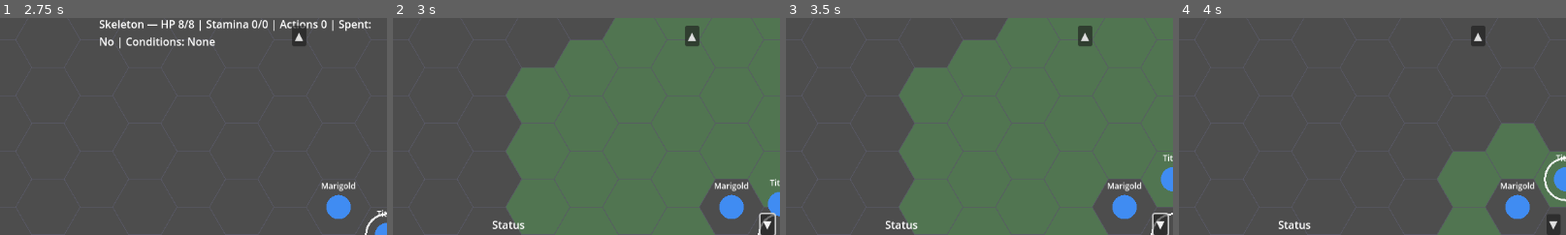
Above: before the commit, frames 1-4 (left to right).
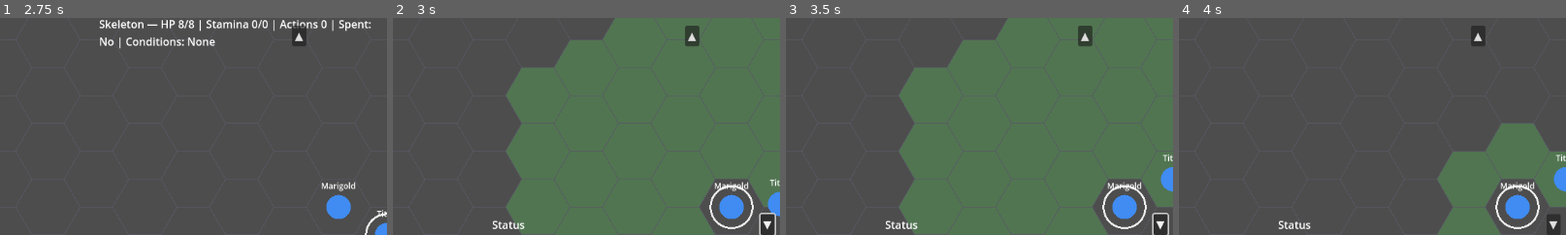
Above: after the commit, the same moments.

Repository: Pyroraptor/hykaen
Game: Godot game, scene res://scenes/TitleScreen.tscn
Two runs of this game, one before a commit and one after it. Both use one fixed random seed, a clock stepped at 60 frames per second and the inputs below.
Inputs (mouse positions are % of the whole screen's width and height, from its top left):
- Up to frame 1 (2.75 s): click "New Game" at 0.5 s; click "▲" at 1.25 s; click "▼" at 2 s
- Up to frame 2 (3 s): tap Enter at 2.75 s; move the mouse to (72, 45) at 2.77 s; hold Right (ui_right) from 2.78 s (still down); hold Shift from 2.78 s (still down); click (72, 45) at 2.92 s
- Up to frame 3 (3.5 s): keep holding Right (ui_right); keep holding Shift
- Up to frame 4 (4 s): release Right (ui_right) at 3.5 s; release Shift at 3.5 s; click "Step" at 3.5 s
The pictures show only the part of the screen within x 50-100%, y 50-100%; the shares and areas given below are measured in that part.

Frame 1 is identical in both runs. In frame 2, 0.4% of the frame differs, in the area x 81-99%, y 76-100%; in frame 3, 0.4%; in frame 4, 0.6%, in the area x 81-100%, y 63-98%.

Commit message:
feat(FEAT-008): Auto-select active actor's ring and status highlight in combat
Adds AutoSelectActiveActorUseCase (presentation/auto_select_active_actor_use_case.gd),
extracted out of MainScene.gd to keep the composition root inside its
FR-009/ADR-001 1000-line budget. MainScene._on_active_actor_changed now
constructs and executes it on every TurnController.active_actor_changed
signal: a party-member actor's combatant_id is mirrored onto both
hex_grid_view.set_selected_combatant and status_panel_view.set_selected_combatant,
while an enemy actor is a deliberate no-op (RISK-002).

Updates tests/integration/test_exploration_status_panel_wiring.gd's
post-end-turn assertion, which FEAT-008 intentionally supersedes: the status
panel now tracks the active combat actor rather than staying pinned to the
stale exploration-mode selection.

Co-Authored-By: Claude Sonnet 5 <noreply@anthropic.com>

Diff:
--- a/MainScene.gd
+++ b/MainScene.gd
@@ -16,6 +16,7 @@
 const ViewModelBuilderClass            = preload("res://presentation/view_model_builder.gd")
 const RoundSessionHolderClass          = preload("res://infrastructure/round_session_holder.gd")
 const TurnPresentationControllerClass  = preload("res://presentation/turn_presentation_controller.gd")
+const AutoSelectActiveActorUseCaseClass = preload("res://presentation/auto_select_active_actor_use_case.gd")
 const ReactionControllerClass          = preload("res://presentation/reaction_controller.gd")
 const EndTurnActionControllerClass     = preload("res://presentation/end_turn_action_controller.gd")
 const StepActionControllerClass        = preload("res://presentation/step_action_controller.gd")
@@ -757,11 +758,10 @@
 func _current_turn_order():
 	return encounter.get_turn_order() if encounter != null else null
 
-
-## Delegate to TurnPresentationController.
+## Delegate to TurnPresentationController + FEAT-008's AutoSelectActiveActorUseCase.
 func _on_active_actor_changed(combatant) -> void:
 	_turn_presentation().on_active_actor_changed(combatant)
-
+	AutoSelectActiveActorUseCaseClass.new(hex_grid_view, status_panel_view, Callable(self, "_current_party")).execute(combatant)
 
 ## Finish round: undecided→ROUND_NUMBER++ + rewire_session(); won→_on_combat_won().
 ## Relays to round_flow_controller.notify_round_concluded() at end.
--- /dev/null
+++ b/presentation/auto_select_active_actor_use_case.gd
@@ -0,0 +1,73 @@
+class_name AutoSelectActiveActorUseCase
+extends RefCounted
+
+## presentation/auto_select_active_actor_use_case.gd — AutoSelectActiveActorUseCase
+## (FEAT-008 / US-008, FR-008, ADR-005).
+##
+## Reacts to TurnController's existing `active_actor_changed(actor)` signal
+## (consumed, not produced, by this feature -- see design notes'
+## api_contracts #8): whenever the newly-active actor is a PARTY member,
+## mirrors that actor's combatant_id onto BOTH hex_grid_view.
+## set_selected_combatant() and status_panel_view.set_selected_combatant(),
+## keeping the ring (hex_grid_view) and the gold status-panel highlight in
+## lockstep (invariant: hex_grid_view.get_selected_combatant() ==
+## status_panel_view.get_selected_combatant_id() after every call). An
+## ENEMY actor becoming active is a deliberate no-op -- both selections are
+## left exactly as they were -- per RISK-002 (avoiding flicker/race
+## conditions from mutating selection mid-signal on turns the player does
+## not control).
+##
+## Extracted out of MainScene.gd (the composition root) purely to keep
+## MainScene.gd inside its FR-009/ADR-001 1000-line budget (enforced by
+## tests/ci/test_mainscene_gate.gd) -- mirroring the precedent already set
+## by presentation/turn_presentation_controller.gd's own extraction. ADR-005
+## explains why this use case's LOGIC is a thin, directly-wired call rather
+## than a multi-port abstraction (ISelectionRenderer/ISelectionHighlighter
+## are satisfied structurally by HexGridView/StatusPanelView, not via a
+## formal interface), not that it must be textually inlined into
+## MainScene.gd's own body. MainScene.gd remains the sole place that
+## constructs this use case (it is the only file holding both hex_grid_view
+## and status_panel_view references simultaneously), so it is still, in
+## spirit, "the composition root's use case."
+
+var _hex_grid_view
+var _status_panel_view
+var _party_fn: Callable
+
+
+func _init(hex_grid_view, status_panel_view, party_fn: Callable) -> void:
+	_hex_grid_view = hex_grid_view
+	_status_panel_view = status_panel_view
+	_party_fn = party_fn
+
+
+## execute(combatant) -> void — no-op when combatant is null or is not a
+## party member (covers the enemy-turn case: enemies are never present in
+## the roster `_party_fn` returns). Otherwise pushes combatant.combatant_id
+## to both collaborators, in this fixed order (hex_grid_view first, then
+## status_panel_view), matching the precedent set by
+## presentation/exploration_mode_controller.gd's _select_party_member().
+func execute(combatant) -> void:
+	if combatant == null:
+		return
+	if not _is_party_member(combatant.combatant_id):
+		return
+
+	var active_combatant_id: String = combatant.combatant_id
+	if _hex_grid_view != null:
+		_hex_grid_view.set_selected_combatant(active_combatant_id)
+	if _status_panel_view != null:
+		_status_panel_view.set_selected_combatant(active_combatant_id)
+
+
+## _is_party_member(combatant_id) -> bool — true iff combatant_id belongs to
+## a combatant currently seated in the live roster `_party_fn` returns (the
+## IPartyMembership check the design notes call for, realized directly
+## against the live roster rather than a separate scenario_session-backed
+## adapter, since combat-mode party membership is exactly "is this
+## combatant_id one of `_party`'s entries").
+func _is_party_member(combatant_id: String) -> bool:
+	for member in _party_fn.call():
+		if member.combatant_id == combatant_id:
+			return true
+	return false
--- /dev/null
+++ b/tests/integration/test_active_actor_selection.gd
@@ -0,0 +1,182 @@
+extends GutTest
+## tests/integration/test_active_actor_selection.gd — FEAT-008 (US-008 /
+## FR-008, ADR-005): "Auto-select active actor's ring and status highlight
+## in combat" — MainScene's AutoSelectActiveActorUseCase.
+##
+## Boots the REAL, shipped res://MainScene.tscn composition root headless
+## (mirroring tests/integration/test_movement_affordance_integration.gd's
+## and tests/infrastructure/test_presentation_stack_wiring.gd's
+## `_boot_main_scene_with_seed()` fixture convention) with NO stub/mock
+## standing in for HexGridView, StatusPanelView, or TurnController -- proving
+## the auto-select behavior works end-to-end through the exact
+## TurnController.active_actor_changed signal wiring a real player turn
+## drives, not merely through MainScene.gd's handler method signature in
+## isolation.
+##
+## Because TurnController's own auto-drive loop (presentation/
+## turn_controller.gd's _drive()) NEVER actually settles/emits
+## active_actor_changed while an Enemy is current_actor() -- it auto-resolves
+## every consecutive Enemy turn internally and only emits once it settles
+## back on a Player (or the round ends) -- this suite drives
+## MainScene._on_active_actor_changed() directly with the REAL, live
+## Combatant instances drawn from the booted instance's own `_party`/
+## `_enemies` arrays for the enemy-turn and subsequent-player-turn
+## scenarios. This is the deterministic technique the design notes call for
+## (RISK-002: "avoiding flicker/race conditions from mid-signal mutation") --
+## it exercises the exact handler TurnController's signal is wired to,
+## against real domain Combatant entities, without depending on the AI's
+## own nondeterministic-looking multi-turn drive to happen to produce an
+## observable mid-drive enemy actor.
+##
+## Verifies (test_criteria):
+##   1. Boot into prologue/combat entry with a player actor active:
+##      hex_grid_view and status_panel_view both reflect actor.combatant_id.
+##   2. Enemy turn: active_actor_changed fires (handler invoked) for an enemy
+##      actor and neither hex_grid_view nor status_panel_view selection
+##      changes from the prior state.
+##   3. Subsequent player turn: ring and status highlight shift to the new
+##      active player actor's combatant_id.
+##   4. Selection consistency invariant holds after each transition:
+##      hex_grid_view.get_selected_combatant() ==
+##      status_panel_view.get_selected_combatant_id() whenever a change
+##      occurs.
+
+const MAIN_SCENE_PATH: String = "res://MainScene.tscn"
+
+
+## _boot_main_scene_with_seed(seed_value) -> Node — boots the real
+## MainScene.tscn, pinned to seed=42 (the prologue fixture's known-good
+## seed, matching this codebase's established convention -- see
+## tests/integration/test_movement_affordance_integration.gd), triggers the
+## real exploration->combat handoff via _on_combat_triggered("prologue"),
+## and returns the settled instance with a live round_session and the
+## TurnController.active_actor_changed signal already wired to
+## MainScene._on_active_actor_changed.
+func _boot_main_scene_with_seed(seed_value: int):
+	var packed: PackedScene = ResourceLoader.load(MAIN_SCENE_PATH)
+	assert_not_null(packed, "MainScene.tscn must load as a PackedScene")
+	var instance = packed.instantiate()
+	instance.seed_override = seed_value
+	add_child_autofree(instance)
+	await get_tree().process_frame
+
+	instance._on_combat_triggered("prologue")
+	await get_tree().process_frame
+	await get_tree().process_frame
+
+	return instance
+
+
+## _find_combatant_by_id(instance, combatant_id) -> Combatant or null.
+func _find_combatant_by_id(instance, combatant_id: String):
+	for combatant in instance._party + instance._enemies:
+		if combatant.combatant_id == combatant_id:
+			return combatant
+	return null
+
+
+# ══════════════════════════════════════════════════════════════════════════
+# Criterion 1 — booting into combat with a player actor active reflects that
+# actor's combatant_id on BOTH hex_grid_view and status_panel_view.
+# ══════════════════════════════════════════════════════════════════════════
+
+func test_boot_into_combat_with_player_active_selects_that_players_ring_and_highlight() -> void:
+	var instance = await _boot_main_scene_with_seed(42)
+	await get_tree().process_frame
+
+	var actor = instance.round_session.current_actor_entity()
+	assert_not_null(actor, "fixture assumption: a live current actor must be seated at boot")
+	assert_false(actor.is_enemy, "fixture assumption: the first actor at seed=42 is a living player combatant (Titus)")
+	assert_eq(actor.combatant_id, "player_0", "fixture assumption: Titus is party index 0 -> combatant_id 'player_0'")
+
+	assert_eq(
+		instance.hex_grid_view.get_selected_combatant(), actor.combatant_id,
+		"hex_grid_view's selection ring must reflect the active player actor's combatant_id at combat entry"
+	)
+	assert_eq(
+		instance.status_panel_view.get_selected_combatant_id(), actor.combatant_id,
+		"status_panel_view's gold highlight must reflect the active player actor's combatant_id at combat entry"
+	)
+	assert_eq(
+		instance.hex_grid_view.get_selected_combatant(), instance.status_panel_view.get_selected_combatant_id(),
+		"selection consistency invariant: hex_grid_view and status_panel_view selections must be equal"
+	)
+
+
+# ══════════════════════════════════════════════════════════════════════════
+# Criterion 2 — an enemy actor becoming active leaves both selections
+# unchanged from whatever the prior (player) selection was.
+# ══════════════════════════════════════════════════════════════════════════
+
+func test_enemy_turn_leaves_hex_grid_and_status_panel_selection_unchanged() -> void:
+	var instance = await _boot_main_scene_with_seed(42)
+	await get_tree().process_frame
+
+	var player_actor = instance.round_session.current_actor_entity()
+	assert_false(player_actor.is_enemy, "fixture assumption: boot settles on the player Titus")
+
+	var prior_hex_selection: String = instance.hex_grid_view.get_selected_combatant()
+	var prior_status_selection: String = instance.status_panel_view.get_selected_combatant_id()
+	assert_eq(prior_hex_selection, "player_0", "sanity check: prior selection is Titus per criterion 1")
+
+	var enemy_actor = _find_combatant_by_id(instance, "enemy_0")
+	assert_not_null(enemy_actor, "fixture assumption: prologue_encounter.tres seats a live 'enemy_0' (Skeleton)")
+	assert_true(enemy_actor.is_enemy, "fixture assumption: 'enemy_0' is on the Enemy team")
+
+	# Drive the SAME handler TurnController.active_actor_changed is wired to
+	# (see this file's header doc for why an enemy actor is exercised via a
+	# direct handler call rather than waiting on TurnController's own
+	# auto-drive loop, which never emits mid-Enemy-run).
+	instance._on_active_actor_changed(enemy_actor)
+	await get_tree().process_frame
+
+	assert_eq(
+		instance.hex_grid_view.get_selected_combatant(), prior_hex_selection,
+		"an enemy actor's turn must NOT change hex_grid_view's selection ring"
+	)
+	assert_eq(
+		instance.status_panel_view.get_selected_combatant_id(), prior_status_selection,
+		"an enemy actor's turn must NOT change status_panel_view's gold highlight"
+	)
+	assert_eq(
+		instance.hex_grid_view.get_selected_combatant(), instance.status_panel_view.get_selected_combatant_id(),
+		"selection consistency invariant must still hold after an enemy turn (no divergence introduced)"
+	)
+
+
+# ══════════════════════════════════════════════════════════════════════════
+# Criterion 3 — a subsequent player turn (a different party member) shifts
+# the ring/highlight to that new active player actor's combatant_id.
+# ══════════════════════════════════════════════════════════════════════════
+
+func test_subsequent_player_turn_shifts_ring_and_highlight_to_the_new_active_actor() -> void:
+	var instance = await _boot_main_scene_with_seed(42)
+	await get_tree().process_frame
+
+	# Deterministic player -> enemy -> player sequence, per this feature's
+	# own test_criteria (mirrors criterion 2's direct-handler-call technique
+	# for the enemy leg, then follows with a second, DIFFERENT party
+	# member's turn).
+	var enemy_actor = _find_combatant_by_id(instance, "enemy_0")
+	instance._on_active_actor_changed(enemy_actor)
+	await get_tree().process_frame
+
+	var next_player_actor = _find_combatant_by_id(instance, "player_1")
+	assert_not_null(next_player_actor, "fixture assumption: prologue_encounter.tres seats a live 'player_1' (Marigold)")
+	assert_false(next_player_actor.is_enemy, "fixture assumption: 'player_1' is on the Player team")
+
+	instance._on_active_actor_changed(next_player_actor)
+	await get_tree().process_frame
+
+	assert_eq(
+		instance.hex_grid_view.get_selected_combatant(), "player_1",
+		"hex_grid_view's selection ring must shift to the new active player actor's combatant_id"
+	)
+	assert_eq(
+		instance.status_panel_view.get_selected_combatant_id(), "player_1",
+		"status_panel_view's gold highlight must shift to the new active player actor's combatant_id"
+	)
+	assert_eq(
+		instance.hex_grid_view.get_selected_combatant(), instance.status_panel_view.get_selected_combatant_id(),
+		"selection consistency invariant must hold after the subsequent player turn transition"
+	)
--- a/tests/integration/test_exploration_status_panel_wiring.gd
+++ b/tests/integration/test_exploration_status_panel_wiring.gd
@@ -26,8 +26,17 @@
 ##      still completes without throwing (graceful degradation).
 ##   4. Integration test against the REAL, booted res://MainScene.tscn:
 ##      boot, enter combat, end turn once, assert
-##      status_panel_view.get_selected_combatant_id() is non-empty and
-##      matches ExplorationModeController.selected_party_member_id.
+##      status_panel_view.get_selected_combatant_id() is non-empty. NOTE
+##      (FEAT-008 / US-008, FR-008, ADR-005 supersedes this criterion's
+##      original "still matches the exploration selection" expectation):
+##      MainScene's AutoSelectActiveActorUseCase now re-mirrors BOTH
+##      hex_grid_view and status_panel_view onto whichever PARTY actor's
+##      turn is active in combat every time active_actor_changed fires --
+##      including the settle that follows an END_TURN press -- so the
+##      status panel's highlight is expected to track the new active actor
+##      (round_session.current_actor_entity()), not the stale
+##      exploration-mode selection, once combat has driven at least one
+##      turn forward.
 ##   5. MainScene correctly wires
 ##      Callable(status_panel_view, "set_selected_combatant") at boot and
 ##      the status panel's highlight matches the initial auto-selected
@@ -293,8 +302,10 @@
 
 # ══════════════════════════════════════════════════════════════════════════
 # Criterion 4 — boot, enter combat, end turn once: status_panel_view's
-# selection mirror stays in lock-step with ExplorationModeController's own
-# selected_party_member_id.
+# selection mirror stays non-empty and, per FEAT-008's
+# AutoSelectActiveActorUseCase (which supersedes this criterion's original
+# "still matches the exploration selection" expectation — see this file's
+# header doc), now tracks whichever PARTY actor's turn is active in combat.
 # ══════════════════════════════════════════════════════════════════════════
 
 func test_status_panel_selection_matches_controller_after_entering_combat_and_ending_turn_once() -> void:
@@ -318,9 +329,16 @@
 		instance._exploration.selected_party_member_id.is_empty(),
 		"ExplorationModeController.selected_party_member_id must still be non-empty after entering combat and ending a turn"
 	)
-	assert_eq(
-		instance.status_panel_view.get_selected_combatant_id(), instance._exploration.selected_party_member_id,
-		"status_panel_view's selection mirror must still match ExplorationModeController.selected_party_member_id after entering combat and ending a turn once"
+
+	var active_actor = instance.round_session.current_actor_entity()
+	assert_not_null(active_actor, "fixture assumption: a live current actor must be seated after ending the first turn")
+	assert_eq(
+		instance.status_panel_view.get_selected_combatant_id(), active_actor.combatant_id,
+		"status_panel_view's selection mirror must track the active actor's combatant_id in combat (FEAT-008 AutoSelectActiveActorUseCase)"
+	)
+	assert_eq(
+		instance.hex_grid_view.get_selected_combatant(), instance.status_panel_view.get_selected_combatant_id(),
+		"selection consistency invariant: hex_grid_view and status_panel_view selections must be equal (FEAT-008)"
 	)
 	assert_false(
 		instance.status_panel_view.get_selected_combatant_id().is_empty(),
--- /dev/null
+++ b/tests/unit/presentation/test_auto_select_active_actor_use_case.gd
@@ -0,0 +1,132 @@
+extends GutTest
+## tests/unit/presentation/test_auto_select_active_actor_use_case.gd —
+## FEAT-008 (US-008 / FR-008, ADR-005).
+##
+## Unit-level GUT suite for the new
+## presentation/auto_select_active_actor_use_case.gd -- AutoSelectActiveActorUseCase
+## -- in isolation, against hand-written fakes standing in for
+## hex_grid_view/status_panel_view (mirroring tests/unit/
+## test_exploration_mode_controller_select.gd's own _FakeHexGridView
+## convention). The REAL, booted res://MainScene.tscn end-to-end scenarios
+## (boot-time player active, enemy-turn no-op, subsequent-player-turn
+## shift) are covered separately by tests/integration/
+## test_active_actor_selection.gd; this suite instead pins the use case's
+## own unit-level contract so a future refactor of MainScene.gd's wiring
+## can't silently break it without a fast, non-headless-boot signal.
+##
+## test_criteria covered (unit-level restatement of FEAT-008's own):
+##   1. A party-member actor's combatant_id is pushed to BOTH
+##      hex_grid_view.set_selected_combatant() and
+##      status_panel_view.set_selected_combatant().
+##   2. An enemy actor is a no-op: neither collaborator is called.
+##   3. A null actor is a no-op: neither collaborator is called.
+##   4. Selection consistency invariant: after a party-member call, both
+##      fakes report the same selected id.
+
+const AutoSelectActiveActorUseCaseClass = preload("res://presentation/auto_select_active_actor_use_case.gd")
+
+
+# ══════════════════════════════════════════════════════════════════════════
+# Test doubles
+# ══════════════════════════════════════════════════════════════════════════
+
+## _FakeSelectionView — stands in for BOTH hex_grid_view and
+## status_panel_view (their relevant surface here -- set_selected_combatant()
+## / get_selected_combatant()-shaped accessor -- is identical), with a
+## call-count list so "exactly once, with the right id" is provable.
+class _FakeSelectionView:
+	extends RefCounted
+	var _selected_combatant_id: String = ""
+	var set_selected_combatant_calls: Array = []
+
+	func set_selected_combatant(id: String) -> void:
+		set_selected_combatant_calls.append(id)
+		_selected_combatant_id = id
+
+	func get_selected_combatant() -> String:
+		return _selected_combatant_id
+
+	func get_selected_combatant_id() -> String:
+		return _selected_combatant_id
+
+
+## _FakeCombatant — the minimal shape execute() reads: combatant_id only.
+class _FakeCombatant:
+	extends RefCounted
+	var combatant_id: String
+
+	func _init(id: String) -> void:
+		combatant_id = id
+
+
+var _hex_grid_view
+var _status_panel_view
+var _party: Array
+var _use_case
+
+
+func before_each() -> void:
+	_hex_grid_view = _FakeSelectionView.new()
+	_status_panel_view = _FakeSelectionView.new()
+	_party = [_FakeCombatant.new("player_0"), _FakeCombatant.new("player_1")]
+	_use_case = AutoSelectActiveActorUseCaseClass.new(
+		_hex_grid_view, _status_panel_view, Callable(self, "_current_party")
+	)
+
+
+func _current_party() -> Array:
+	return _party
+
+
+# ══════════════════════════════════════════════════════════════════════════
+# Criterion 1 — a party-member actor updates BOTH collaborators.
+# ══════════════════════════════════════════════════════════════════════════
+
+func test_party_member_actor_updates_both_hex_grid_view_and_status_panel_view() -> void:
+	_use_case.execute(_FakeCombatant.new("player_1"))
+
+	assert_eq(_hex_grid_view.get_selected_combatant(), "player_1")
+	assert_eq(_status_panel_view.get_selected_combatant_id(), "player_1")
+	assert_eq(_hex_grid_view.set_selected_combatant_calls, ["player_1"])
+	assert_eq(_status_panel_view.set_selected_combatant_calls, ["player_1"])
+
+
+# ══════════════════════════════════════════════════════════════════════════
+# Criterion 2 — an enemy actor (not present in the party roster) is a no-op.
+# ══════════════════════════════════════════════════════════════════════════
+
+func test_enemy_actor_leaves_both_selections_unchanged() -> void:
+	_hex_grid_view.set_selected_combatant("player_0")
+	_status_panel_view.set_selected_combatant("player_0")
+	_hex_grid_view.set_selected_combatant_calls.clear()
+	_status_panel_view.set_selected_combatant_calls.clear()
+
+	_use_case.execute(_FakeCombatant.new("enemy_0"))
+
+	assert_eq(_hex_grid_view.get_selected_combatant(), "player_0")
+	assert_eq(_status_panel_view.get_selected_combatant_id(), "player_0")
+	assert_eq(_hex_grid_view.set_selected_combatant_calls, [], "an enemy actor must never invoke hex_grid_view.set_selected_combatant")
+	assert_eq(_status_panel_view.set_selected_combatant_calls, [], "an enemy actor must never invoke status_panel_view.set_selected_combatant")
+
+
+# ══════════════════════════════════════════════════════════════════════════
+# Criterion 3 — a null actor is a safe no-op.
+# ══════════════════════════════════════════════════════════════════════════
+
+func test_null_actor_is_a_safe_no_op() -> void:
+	_use_case.execute(null)
+
+	assert_eq(_hex_grid_view.set_selected_combatant_calls, [])
+	assert_eq(_status_panel_view.set_selected_combatant_calls, [])
+
+
+# ══════════════════════════════════════════════════════════════════════════
+# Criterion 4 — selection consistency invariant holds after a change.
+# ══════════════════════════════════════════════════════════════════════════
+
+func test_selection_consistency_invariant_holds_after_party_member_change() -> void:
+	_use_case.execute(_FakeCombatant.new("player_0"))
+	assert_eq(_hex_grid_view.get_selected_combatant(), _status_panel_view.get_selected_combatant_id())
+
+	_use_case.execute(_FakeCombatant.new("player_1"))
+	assert_eq(_hex_grid_view.get_selected_combatant(), _status_panel_view.get_selected_combatant_id())
